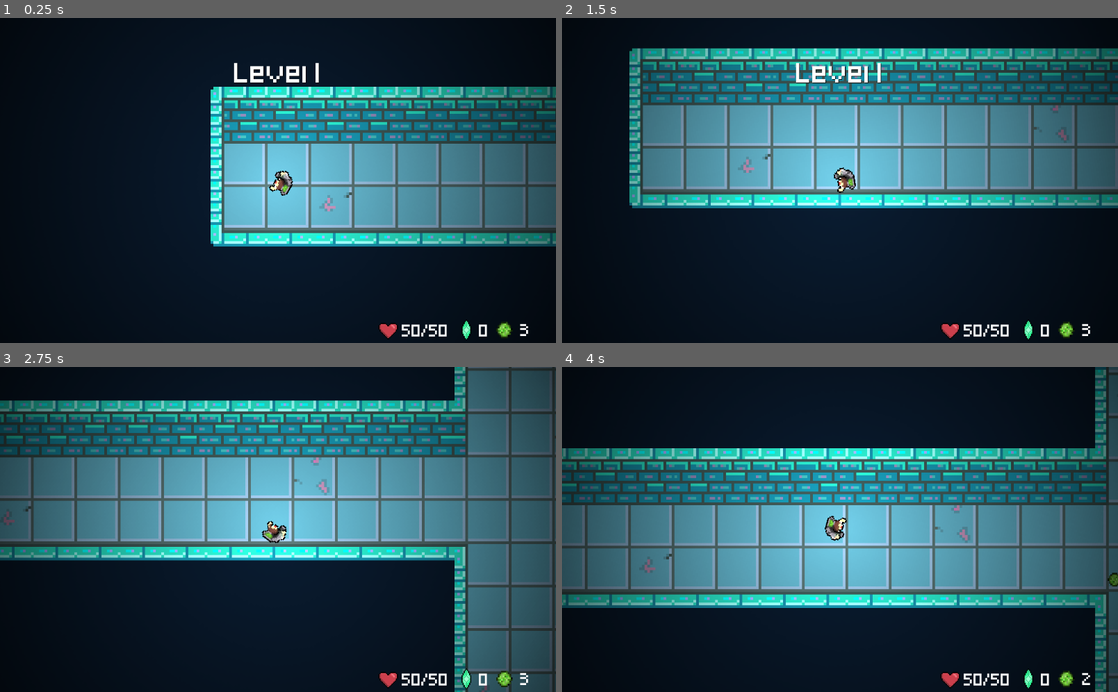
Above: before the commit, frames 1-4 (two rows, left to right).
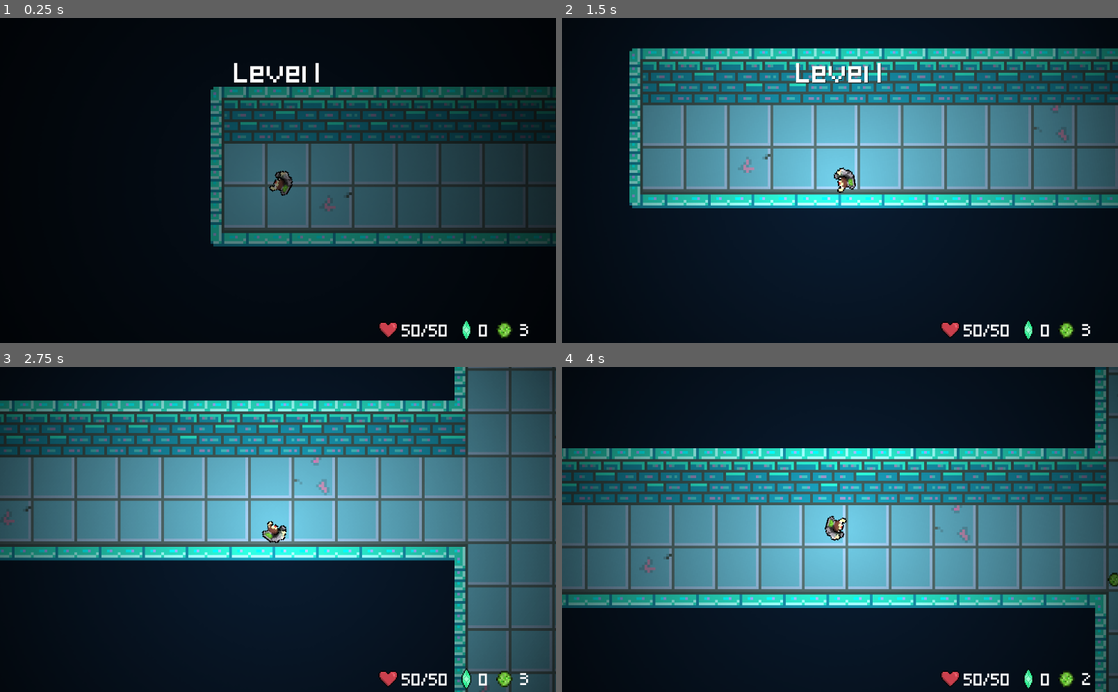
Above: after the commit, the same moments.

Repository: godofecht/Decomposition-Godofecht
Game: Godot game, scene res://World/Levels/Level1/Level1.tscn
Two runs of this game, one before a commit and one after it. Both use one fixed random seed, a clock stepped at 60 frames per second and the inputs below. This scene is started directly instead of the project's main scene.
Inputs (mouse positions are in pixels of both pictures, inside the frame that each line leads up to):
- Up to frame 1 (0.25 s): no input
- Up to frame 2 (1.5 s): move the mouse to (962, 164) at 0.52 s; hold Right 0.53-1.28 s; hold S (KEY_DOWN) 0.53-1.28 s; tap Space at 0.77 s; move the mouse to (728, 196) at 1.27 s; hold Down from 1.28 s (still down); tap A (KEY_LEFT) at 1.35 s
- Up to frame 3 (2.75 s): tap Space at 1.52 s; move the mouse to (333, 458) at 2.02 s; release Down at 2.03 s; hold Right from 2.03 s (still down); hold D (KEY_RIGHT) from 2.03 s (still down)
- Up to frame 4 (4 s): move the mouse to (812, 594) at 2.77 s; release Right at 2.78 s; release D (KEY_RIGHT) at 2.78 s; hold Up 2.78-3.53 s; tap W (KEY_UP) at 2.85 s; tap Space at 3.02, 3.77 s; move the mouse to (1006, 578) at 3.52 s; hold Left from 3.53 s (still down); click (1006, 578) at 3.6 s

The runs differ from the first frame. In frame 1, 30% of the frame differs, in the area x 37-100%, y 21-99%; in frame 2, 0.1%; in frame 3, 0.1%; in frame 4, 0.1%.

Commit message:
added transitions

Diff:
--- a/DeathScreen/DeathScreen.gd
+++ b/DeathScreen/DeathScreen.gd
@@ -6,4 +6,5 @@
 onready var nextLevelArea = $NextLevelArea
 
 func _ready() -> void:
+	nextLevelArea.colorRectForTransition = $ColorRect
 	nextLevelArea.nextLevel = Global.CURRENT_LEVEL_SCENE
--- a/DeathScreen/DeathScreen.tscn
+++ b/DeathScreen/DeathScreen.tscn
@@ -633,5 +633,14 @@
 [node name="CollisionShape2D" type="CollisionShape2D" parent="GiveUpArea"]
 position = Vector2( 111.12, 175.099 )
 shape = SubResource( 52 )
+
+[node name="ColorRect" type="ColorRect" parent="."]
+modulate = Color( 1, 1, 1, 0 )
+margin_right = 1023.0
+margin_bottom = 610.0
+color = Color( 0, 0, 0, 1 )
+__meta__ = {
+"_edit_use_anchors_": false
+}
 [connection signal="AmmoChange" from="YSort - Entities/Player" to="." method="_on_Player_AmmoChange"]
 [connection signal="body_entered" from="GiveUpArea" to="." method="_on_GiveUpArea_body_entered"]
--- a/DificultySelectionScreen/DificultyScreen.gd
+++ b/DificultySelectionScreen/DificultyScreen.gd
@@ -8,7 +8,7 @@
 		Global.player_health = 100
 		Global.TOTAL_HP = Global.player_health
 		Global.player_bullets = 10
-		changeLevel()
+		startTransition()
 
 
 func _on_Hard_body_shape_entered(body_id: int, body: Node, body_shape: int, area_shape: int) -> void:
@@ -16,14 +16,18 @@
 		Global.player_health = 25
 		Global.TOTAL_HP = Global.player_health
 		Global.player_bullets = 3
-		changeLevel()
+		startTransition()
 
 func _on_Insane_body_shape_entered(body_id: int, body: Node, body_shape: int, area_shape: int) -> void:
 	if(body.name == "Player"):
 		Global.player_health = 5
 		Global.TOTAL_HP = Global.player_health
 		Global.player_bullets = 1
-		changeLevel()
+		startTransition()
+
+func startTransition():
+	$Transition.colorRect = $ColorRect
+	$Transition.fadeIn()
 
 func changeLevel():
 	Global.player_crystals = 0
@@ -31,3 +35,7 @@
 	print(firstLevel)
 	Global.CURRENT_LEVEL_SCENE = firstLevel
 	get_tree().change_scene(firstLevel)
+
+
+func _on_Transition_tween_completed(object: Object, key: NodePath) -> void:
+	changeLevel()
--- a/DificultySelectionScreen/DificultyScreen.tscn
+++ b/DificultySelectionScreen/DificultyScreen.tscn
@@ -1,6 +1,7 @@
-[gd_scene load_steps=58 format=2]
+[gd_scene load_steps=59 format=2]
 
 [ext_resource path="res://MainScreen/Music - Menu.ogg" type="AudioStream" id=1]
+[ext_resource path="res://MenuItems/Transition/Transition.tscn" type="PackedScene" id=2]
 [ext_resource path="res://Shader/Rectangle 1.png" type="Texture" id=3]
 [ext_resource path="res://World/WorldTileset.png" type="Texture" id=4]
 [ext_resource path="res://Player/Player.tscn" type="PackedScene" id=5]
@@ -623,7 +624,19 @@
 [node name="CollisionShape2D" type="CollisionShape2D" parent="Insane"]
 position = Vector2( 5.14049, 5.00522 )
 shape = SubResource( 51 )
+
+[node name="ColorRect" type="ColorRect" parent="."]
+modulate = Color( 1, 1, 1, 0 )
+margin_right = 448.0
+margin_bottom = 276.0
+color = Color( 0, 0, 0, 1 )
+__meta__ = {
+"_edit_use_anchors_": false
+}
+
+[node name="Transition" parent="." instance=ExtResource( 2 )]
 [connection signal="AmmoChange" from="YSort - Entities/Player" to="." method="_on_Player_AmmoChange"]
 [connection signal="body_shape_entered" from="Easy" to="." method="_on_Easy_body_shape_entered"]
 [connection signal="body_shape_entered" from="Hard" to="." method="_on_Hard_body_shape_entered"]
 [connection signal="body_shape_entered" from="Insane" to="." method="_on_Insane_body_shape_entered"]
+[connection signal="tween_completed" from="Transition" to="." method="_on_Transition_tween_completed"]
--- /dev/null
+++ b/MainScreen/MainScreen.gd
@@ -0,0 +1,7 @@
+extends Node2D
+
+onready var cr = $ColorRect
+onready var nextLvlA = $NextLevelArea
+
+func _ready() -> void:
+	nextLvlA.colorRectForTransition = cr
--- a/MainScreen/MainScreen.tscn
+++ b/MainScreen/MainScreen.tscn
@@ -6,6 +6,7 @@
 [ext_resource path="res://World/WorldTileset.png" type="Texture" id=4]
 [ext_resource path="res://Player/Player.tscn" type="PackedScene" id=5]
 [ext_resource path="res://World/Fonts/Pixeled.ttf" type="DynamicFontData" id=6]
+[ext_resource path="res://MainScreen/MainScreen.gd" type="Script" id=7]
 
 [sub_resource type="ConvexPolygonShape2D" id=1]
 points = PoolVector2Array( 0, 0, 16, 0, 16, 16, 0, 16 )
@@ -524,6 +525,7 @@
 font_data = ExtResource( 6 )
 
 [node name="MainScreen" type="Node2D"]
+script = ExtResource( 7 )
 
 [node name="Map" type="Node2D" parent="."]
 
@@ -618,6 +620,15 @@
 autoplay = true
 
 [node name="NextLevelArea" parent="." instance=ExtResource( 1 )]
-keep_stuff = false
+position = Vector2( 334.011, 142.305 )
 nextLevel = "res://DificultySelectionScreen/DificultyScreen.tscn"
+
+[node name="ColorRect" type="ColorRect" parent="."]
+modulate = Color( 1, 1, 1, 0 )
+margin_right = 1022.0
+margin_bottom = 598.0
+color = Color( 0, 0, 0, 1 )
+__meta__ = {
+"_edit_use_anchors_": false
+}
 [connection signal="AmmoChange" from="YSort - Entities/Player" to="." method="_on_Player_AmmoChange"]
--- /dev/null
+++ b/MenuItems/Transition/Transition.gd
@@ -0,0 +1,15 @@
+extends Tween
+
+onready var t = self
+var colorRect
+var fadeTime = 0.5
+
+func fadeIn():
+	if (colorRect == null): return
+	t.interpolate_property(colorRect, "modulate:a", 0,1, fadeTime, Tween.TRANS_CUBIC, Tween.EASE_IN_OUT)
+	t.start()
+
+func fadeOut():
+	if (colorRect == null): return
+	t.interpolate_property(colorRect, "modulate:a",  1,0, fadeTime, Tween.TRANS_CUBIC, Tween.EASE_IN_OUT)
+	t.start()
--- /dev/null
+++ b/MenuItems/Transition/Transition.tscn
@@ -0,0 +1,6 @@
+[gd_scene load_steps=2 format=2]
+
+[ext_resource path="res://MenuItems/Transition/Transition.gd" type="Script" id=1]
+
+[node name="Transition" type="Tween"]
+script = ExtResource( 1 )
--- a/World/Levels/Level1/Level1.gd
+++ b/World/Levels/Level1/Level1.gd
@@ -21,6 +21,9 @@
 	_on_Player_AmmoChange(Player.ammo)
 	_on_Player_CrystalCollectedChange(Player.crystalsCollected)
 	Notification.showText("Level 1")
+	$Transition.colorRect = $ColorRect
+	$NextLevelArea.colorRectForTransition = $ColorRect
+	$Transition.fadeOut()
 
 onready var AreaDoorMapping = [
 	[$"YSort - Entities/Enemies/Area1", $"Doors/Door"],
--- a/World/Levels/Level1/Level1.tscn
+++ b/World/Levels/Level1/Level1.tscn
@@ -7,6 +7,7 @@
 [ext_resource path="res://World/Levels/Level1/Level1.gd" type="Script" id=5]
 [ext_resource path="res://World/NextLevelNode/NextLevel.tscn" type="PackedScene" id=6]
 [ext_resource path="res://World/BackgroundSounds/Music - Level 1.ogg" type="AudioStream" id=7]
+[ext_resource path="res://MenuItems/Transition/Transition.tscn" type="PackedScene" id=8]
 [ext_resource path="res://Bacteria/Bacteria.tscn" type="PackedScene" id=9]
 [ext_resource path="res://ScreenShake.tscn" type="PackedScene" id=10]
 [ext_resource path="res://World/Door/Door.tscn" type="PackedScene" id=13]
@@ -636,7 +637,6 @@
 position = Vector2( -95.1522, -24.4901 )
 scale = Vector2( 3, 3 )
 frames = SubResource( 53 )
-frame = 1
 playing = true
 
 [node name="Crystals" type="Label" parent="UI/HUD"]
@@ -656,6 +656,7 @@
 position = Vector2( -163.956, -22.6682 )
 scale = Vector2( 2, 2 )
 frames = SubResource( 56 )
+frame = 1
 playing = true
 
 [node name="Health" type="Label" parent="UI/HUD"]
@@ -676,7 +677,6 @@
 position = Vector2( -309.412, -23.0233 )
 scale = Vector2( 2, 2 )
 frames = SubResource( 59 )
-frame = 1
 playing = true
 
 [node name="Notification" parent="UI" instance=ExtResource( 18 )]
@@ -731,6 +731,19 @@
 [node name="NextLevelArea" parent="." instance=ExtResource( 6 )]
 position = Vector2( 654.902, -303.744 )
 nextLevel = "res://World/Levels/Level2/Level2.tscn"
+
+[node name="Transition" parent="." instance=ExtResource( 8 )]
+
+[node name="ColorRect" type="ColorRect" parent="."]
+modulate = Color( 1, 1, 1, 0 )
+margin_left = -838.0
+margin_top = -1093.0
+margin_right = 1835.0
+margin_bottom = 1205.0
+color = Color( 0, 0, 0, 1 )
+__meta__ = {
+"_edit_use_anchors_": false
+}
 [connection signal="AmmoChange" from="YSort - Entities/Player" to="." method="_on_Player_AmmoChange"]
 [connection signal="CrystalCollectedChange" from="YSort - Entities/Player" to="." method="_on_Player_CrystalCollectedChange"]
 [connection signal="HealthChange" from="YSort - Entities/Player" to="." method="_on_Player_HealthChange"]
--- a/World/Levels/Level2/Level2.gd
+++ b/World/Levels/Level2/Level2.gd
@@ -23,6 +23,9 @@
 	_on_Player_AmmoChange(Player.ammo)
 	_on_Player_CrystalCollectedChange(Player.crystalsCollected)
 	Notification.showText("Level 2")
+	$Transition.colorRect = $ColorRect
+	$NextLevelArea.colorRectForTransition = $ColorRect
+	$Transition.fadeOut()
 
 onready var AreaDoorMapping = [
 	[$"YSort - Entities/Enemies/Area1", $"Doors/Door"],
--- a/World/Levels/Level2/Level2.tscn
+++ b/World/Levels/Level2/Level2.tscn
@@ -7,6 +7,7 @@
 [ext_resource path="res://World/Levels/Level2/Level2.gd" type="Script" id=5]
 [ext_resource path="res://World/NextLevelNode/NextLevel.tscn" type="PackedScene" id=6]
 [ext_resource path="res://World/BackgroundSounds/Music - Level 2.ogg" type="AudioStream" id=7]
+[ext_resource path="res://MenuItems/Transition/Transition.tscn" type="PackedScene" id=8]
 [ext_resource path="res://ScreenShake.tscn" type="PackedScene" id=10]
 [ext_resource path="res://Turret/Turret.tscn" type="PackedScene" id=12]
 [ext_resource path="res://World/Door/Door.tscn" type="PackedScene" id=13]
@@ -730,6 +731,19 @@
 [node name="NextLevelArea" parent="." instance=ExtResource( 6 )]
 position = Vector2( -336.794, 336.017 )
 nextLevel = "res://World/Levels/Level3 - Boss/Level3.tscn"
+
+[node name="ColorRect" type="ColorRect" parent="."]
+modulate = Color( 1, 1, 1, 0 )
+margin_left = -971.0
+margin_top = -320.0
+margin_right = 1112.0
+margin_bottom = 986.0
+color = Color( 0, 0, 0, 1 )
+__meta__ = {
+"_edit_use_anchors_": false
+}
+
+[node name="Transition" parent="." instance=ExtResource( 8 )]
 [connection signal="AmmoChange" from="YSort - Entities/Player" to="." method="_on_Player_AmmoChange"]
 [connection signal="CrystalCollectedChange" from="YSort - Entities/Player" to="." method="_on_Player_CrystalCollectedChange"]
 [connection signal="HealthChange" from="YSort - Entities/Player" to="." method="_on_Player_HealthChange"]
--- a/World/Levels/Level3 - Boss/Level3.tscn
+++ b/World/Levels/Level3 - Boss/Level3.tscn
@@ -640,7 +640,6 @@
 position = Vector2( -95.1522, -24.4901 )
 scale = Vector2( 3, 3 )
 frames = SubResource( 53 )
-frame = 1
 playing = true
 
 [node name="Crystals" type="Label" parent="UI/HUD"]
@@ -660,6 +659,7 @@
 position = Vector2( -163.956, -22.6682 )
 scale = Vector2( 2, 2 )
 frames = SubResource( 56 )
+frame = 1
 playing = true
 
 [node name="Health" type="Label" parent="UI/HUD"]
@@ -680,7 +680,6 @@
 position = Vector2( -309.412, -23.0233 )
 scale = Vector2( 2, 2 )
 frames = SubResource( 59 )
-frame = 1
 playing = true
 
 [node name="Notification" parent="UI" instance=ExtResource( 18 )]
@@ -737,9 +736,9 @@
 
 [node name="NextLevelArea" parent="." instance=ExtResource( 6 )]
 position = Vector2( 622.734, -1327.73 )
-nextLevel = "res://World/Levels/Level2/Level1.tscn"
+nextLevel = "res://MainScreen/MainScreen.tscn"
 [connection signal="AmmoChange" from="YSort - Entities/Player" to="." method="_on_Player_AmmoChange"]
 [connection signal="CrystalCollectedChange" from="YSort - Entities/Player" to="." method="_on_Player_CrystalCollectedChange"]
 [connection signal="HealthChange" from="YSort - Entities/Player" to="." method="_on_Player_HealthChange"]
+[connection signal="body_entered" from="BossTrigger" to="BossTrigger" method="_on_BossTrigger_body_entered"]
 [connection signal="body_entered" from="BossTrigger" to="." method="_on_BossTrigger_body_entered"]
-[connection signal="body_entered" from="BossTrigger" to="BossTrigger" method="_on_BossTrigger_body_entered"]
--- a/World/NextLevelNode/NextLevel.tscn
+++ b/World/NextLevelNode/NextLevel.tscn
@@ -1,16 +1,21 @@
-[gd_scene load_steps=3 format=2]
+[gd_scene load_steps=4 format=2]
 
 [ext_resource path="res://World/NextLevelNode/NextLevelMarker.gd" type="Script" id=1]
+[ext_resource path="res://MenuItems/Transition/Transition.tscn" type="PackedScene" id=2]
 
 [sub_resource type="RectangleShape2D" id=1]
 extents = Vector2( 15.1749, 17.0016 )
 
 [node name="NextLevelArea" type="Area2D"]
 position = Vector2( 334.69, 144.808 )
+z_index = 20
 collision_layer = 0
 script = ExtResource( 1 )
 
 [node name="NextLevelMarker" type="CollisionShape2D" parent="."]
 position = Vector2( 0, -0.487671 )
 shape = SubResource( 1 )
+
+[node name="Transition" parent="." instance=ExtResource( 2 )]
 [connection signal="body_entered" from="." to="." method="_on_NextLevelArea_body_entered"]
+[connection signal="tween_completed" from="Transition" to="." method="_on_Transition_tween_completed"]
--- a/World/NextLevelNode/NextLevelMarker.gd
+++ b/World/NextLevelNode/NextLevelMarker.gd
@@ -1,16 +1,38 @@
 extends Area2D
+
+onready var transition = $"Transition"
 
 export var keep_stuff = true
 export var nextLevel = "res://DeathScreen/DeathScreen.tscn"
 
-func _on_NextLevelArea_body_entered(body):
-	if(body.name == "Player"):
-		if (keep_stuff):
-			Global.player_health = body.health
-			Global.player_bullets = body.ammo
-			Global.player_crystals = body.crystalsCollected
-		print("Moving to ")
-		print(nextLevel)
-		if (nextLevel != "res://DeathScreen/DeathScreen.tscn"):
-			Global.CURRENT_LEVEL_SCENE = nextLevel
-		get_tree().change_scene(nextLevel)
+var colorRectForTransition
+
+var body
+
+var hasTransitionStarted = false
+
+func _on_NextLevelArea_body_entered(b):
+	if(b.name != "Player"): return
+	if (hasTransitionStarted): return
+	body = b
+	hasTransitionStarted = true
+	if (colorRectForTransition == null):
+		moveTo()
+		return
+	transition.colorRect = colorRectForTransition
+	transition.fadeIn()
+
+func moveTo():
+	if (keep_stuff):
+		Global.player_health = body.health
+		Global.player_bullets = body.ammo
+		Global.player_crystals = body.crystalsCollected
+	print("Moving to ")
+	print(nextLevel)
+	if (nextLevel != "res://DeathScreen/DeathScreen.tscn"):
+		Global.CURRENT_LEVEL_SCENE = nextLevel
+	get_tree().change_scene(nextLevel)
+
+
+func _on_Transition_tween_completed(object: Object, key: NodePath) -> void:
+	moveTo()
Not shown: 1 places in MainScreen/MainScreen.tscn that only renumber resources
Not shown: 1 places in World/Levels/Level1/Level1.tscn that only renumber resources
Not shown: 1 places in World/Levels/Level2/Level2.tscn that only renumber resources
